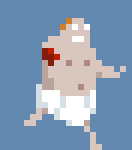
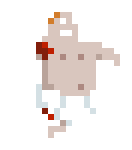
Layer changes from the first 132 × 150 image to the second:
showed "8", painted on it over 36, 12, 120, 150
hid "4", painted on it over 24, 18, 126, 150
hid "Background" over 0, 0, 132, 150
